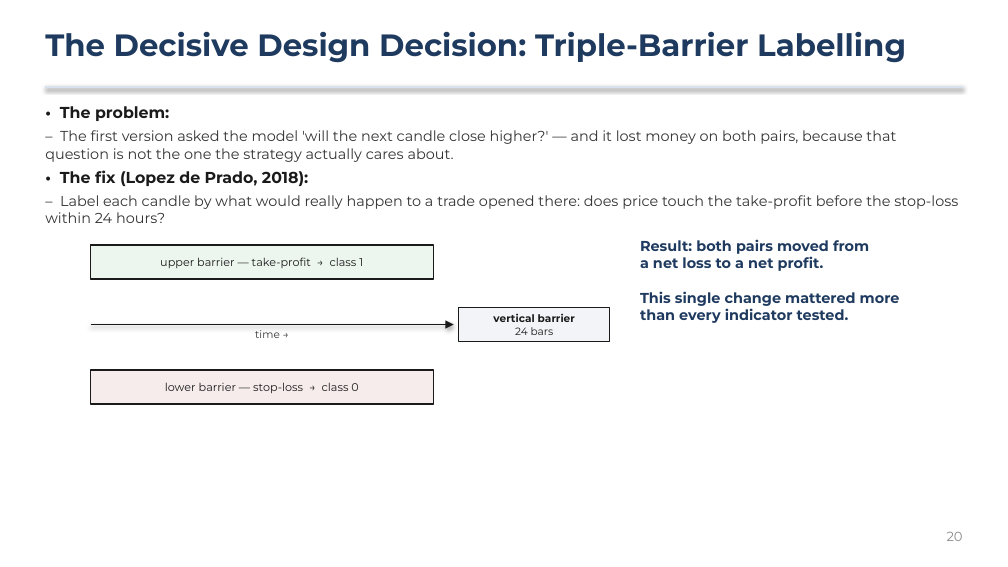
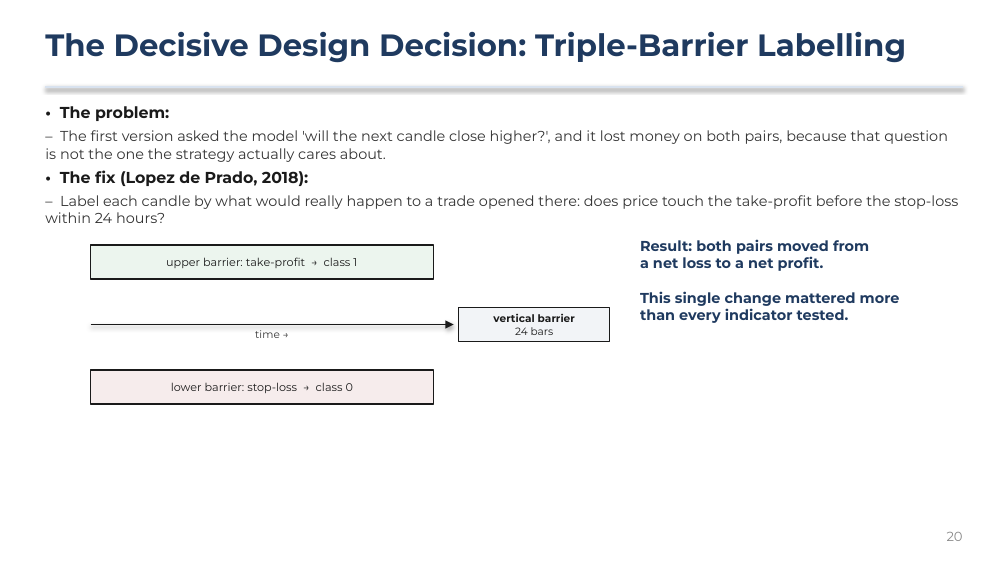
Before and after one commit to greatonical/scikit-automated-trading-system, a slide deck: slide 20 of docs/DEFENCE_PRESENTATION.pptx. Drawn at 1008x567 pixels with LibreOffice and Linux fonts; fonts in the diff are those of the drawing. Boxes give left, top, right and bottom in pixels: in the first picture for what was removed or moved away, otherwise in the second. Text is boxed around its words. In the diff, an @@ line names an element or a change of style, - is before the commit and + after.

```diff
--- a/docs/DEFENCE_PRESENTATION.pptx
+++ b/docs/DEFENCE_PRESENTATION.pptx
@@ text at (45,130,948,162): text changed @@
-  – The first version asked the model 'will the next candle close higher?' — and it lost money on both pairs, because that question is not the one the strategy actually cares about.
+  – The first version asked the model 'will the next candle close higher?', and it lost money on both pairs, because that question is not the one the strategy actually cares about.
@@ text in rectangle at (166,257,357,268): text changed @@
-upper barrier — take-profit → class 1
+upper barrier: take-profit → class 1
@@ text in rectangle at (171,382,353,393): text changed @@
-lower barrier — stop-loss → class 0
+lower barrier: stop-loss → class 0
```
Also in this commit, not shown: 29 other slides changed, 2 other files.
